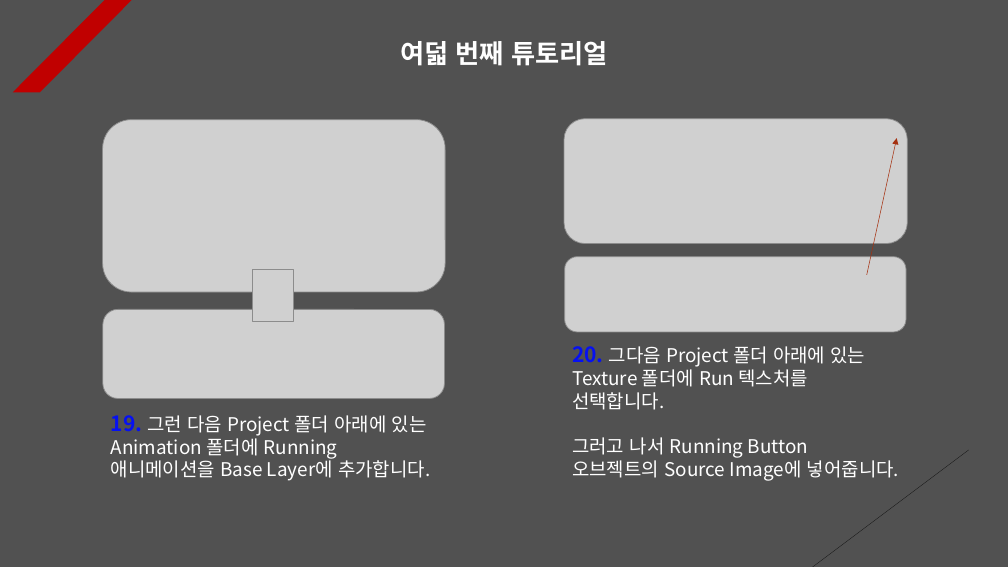
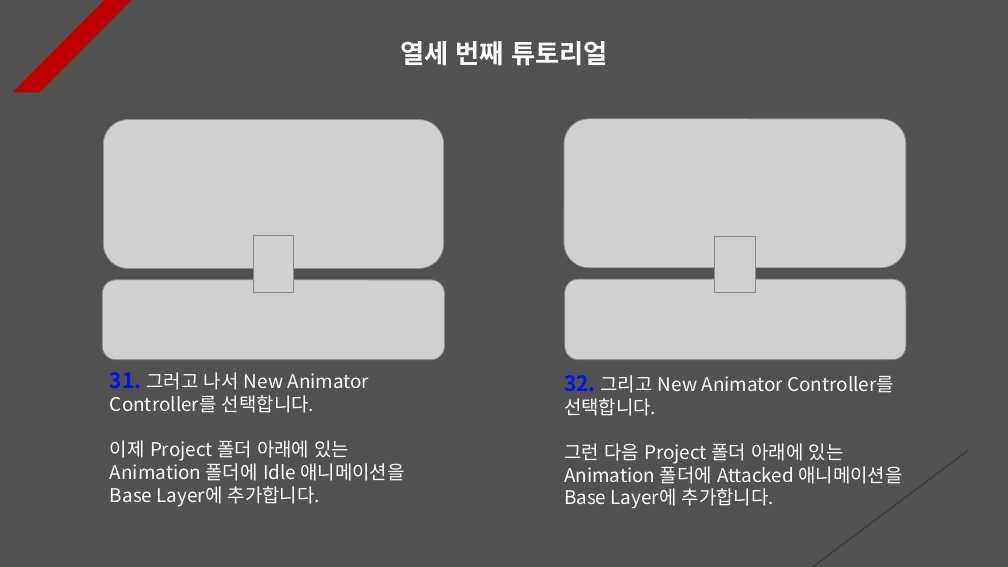
Before and after one commit to Unity2033/3D-UnityEngine, a slide deck: slide 13 of Assets/Animation Event/PPT Data/Animation Event Example.pptx (slide 8 before the commit). Drawn at 1008x567 pixels with LibreOffice and Linux fonts; fonts in the diff are those of the drawing; grey boxes stand for pictures. Boxes give left, top, right and bottom in pixels: in the first picture for what was removed or moved away, otherwise in the second. Text is boxed around its words. In the diff, an @@ line names an element or a change of style, - is before the commit and + after.

```diff
--- a/Assets/Animation Event/PPT Data/Animation Event Example.pptx
+++ b/Assets/Animation Event/PPT Data/Animation Event Example.pptx
@@ text at box(400, 41, 607, 66): text changed @@
-여덟 번째 튜토리얼
+열세 번째 튜토리얼
@@ picture: place and size @@
-picture at box(103, 119, 445, 292)
+picture at box(104, 119, 444, 268)
@@ picture: place and size @@
-picture at box(564, 119, 907, 243)
+picture at box(564, 119, 906, 268)
@@ arrow removed from (867, 275) to (897, 138) @@
@@ picture: place and size @@
-picture at box(252, 270, 294, 322)
+picture at box(253, 236, 293, 292)
@@ picture added at box(715, 237, 755, 293) @@
@@ picture added at box(102, 280, 445, 360) @@
@@ picture: place and size @@
-picture at box(565, 257, 907, 333)
+picture at box(565, 279, 906, 360)
@@ picture removed at box(103, 309, 445, 399) @@
@@ text at box(110, 372, 404, 507): text changed @@
-19. 그런 다음 Project 폴더 아래에 있는 Animation 폴더에 Running 애니메이션을 Base Layer에 추가합니다.
+31. 그러고 나서 New Animator Controller를 선택합니다.
+이제 Project 폴더 아래에 있는 Animation 폴더에 Idle 애니메이션을 Base Layer에 추가합니다.
@@ text at box(564, 375, 902, 509): text changed @@
-20. 그다음 Project 폴더 아래에 있는 Texture 폴더에 Run 텍스처를 선택합니다.
-그러고 나서 Running Button 오브젝트의 Source Image에 넣어줍니다.
+32. 그리고 New Animator Controller를 선택합니다.
+그런 다음 Project 폴더 아래에 있는 Animation 폴더에 Attacked 애니메이션을 Base Layer에 추가합니다.
```
Also in this commit, not shown: 9 other slides changed, 3 slides added, 2 slides removed, 24 other files.
